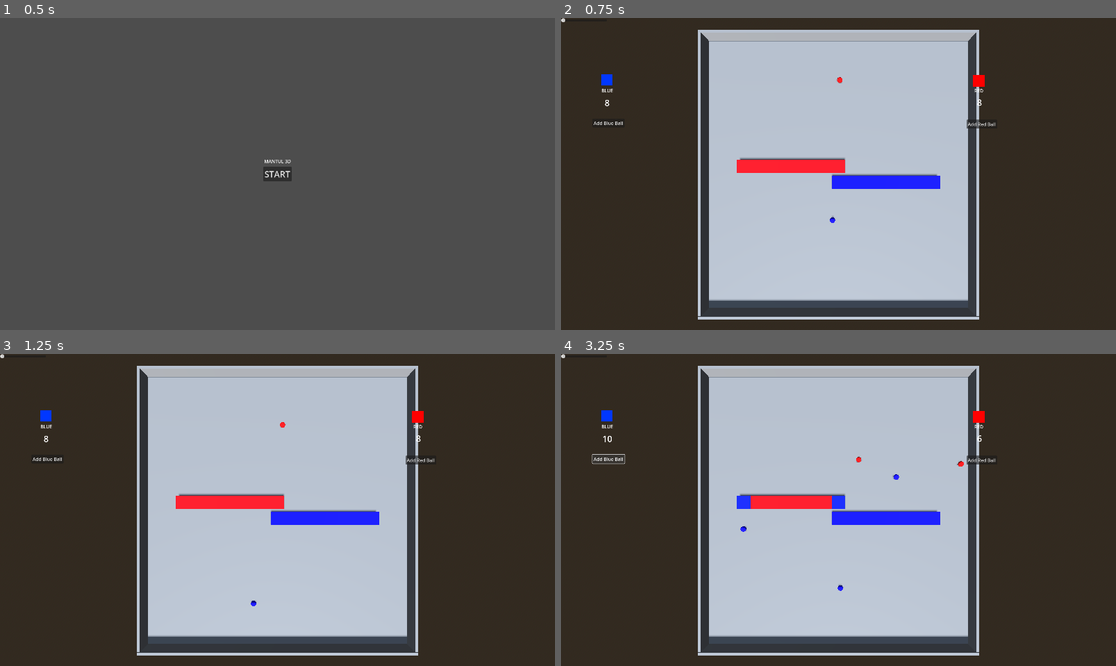
Above: before the commit, frames 1-4 (two rows, left to right).
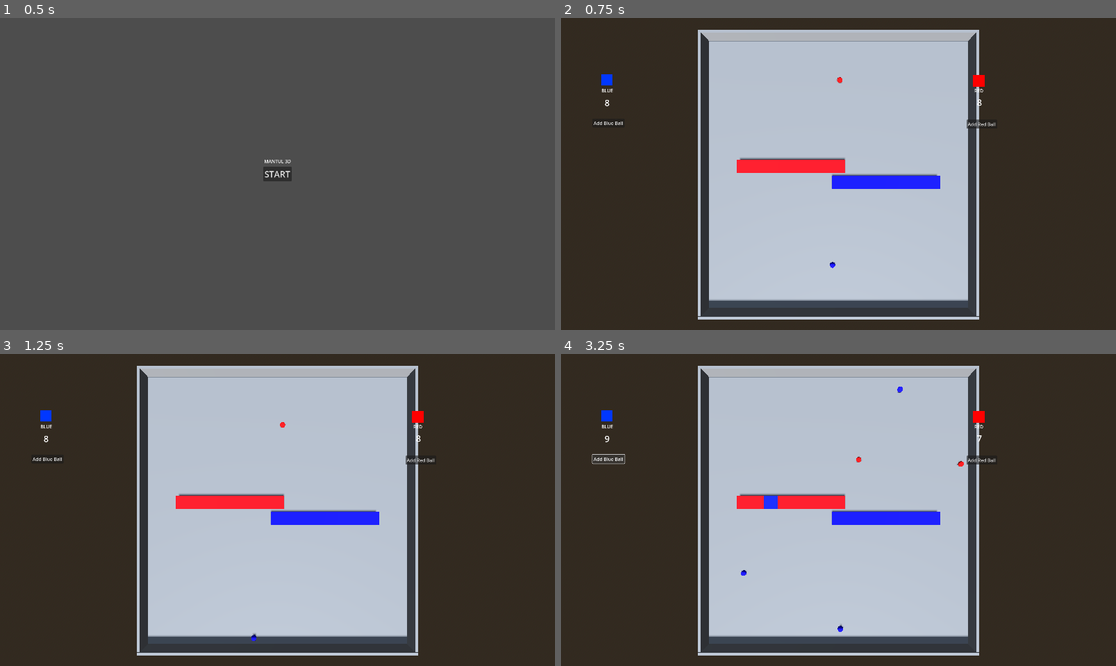
Above: after the commit, the same moments.

Repository: quickblack1/Mantul3D
Game: Godot game, scene res://tscn/start.tscn
Two runs of this game, one before a commit and one after it. Both use one fixed random seed, a clock stepped at 60 frames per second and the inputs below.
Inputs:
- Up to frame 1 (0.5 s): no input
- Up to frame 2 (0.75 s): click "START" at 0.5 s
- Up to frame 3 (1.25 s): no input
- Up to frame 4 (3.25 s): click "Add Blue Ball" at 1.25 s; click "Add Red Ball" at 2 s; click "Add Blue Ball" at 2.75 s

Frame 1 is identical in both runs. In frame 2, less than 0.1% of the frame differs, in the area x 0-50%, y 0-81%; in frame 3, less than 0.1%; in frame 4, 0.5%, in the area x 0-76%, y 0-90%.

Commit message:
Mantul3D

Diff:
--- a/tscn/blue_ball.tscn
+++ b/tscn/blue_ball.tscn
@@ -16,7 +16,7 @@
 
 [node name="BlueBall" type="CharacterBody3D"]
 process_mode = 1
-transform = Transform3D(1, 0, 0, 0, 1, 0, 0, 0, 1, 0, 1.2664, 11.2715)
+transform = Transform3D(1, 0, 0, 0, 1, 0, 0, 0, 1, 0, 1.2664, 26.6073)
 collision_layer = 2
 collision_mask = 20
 script = ExtResource("1_2urcm")
--- a/tscn/main.tscn
+++ b/tscn/main.tscn
@@ -109,6 +109,7 @@
 mesh = SubResource("BoxMesh_uslwe")
 
 [node name="BlueBall" parent="." instance=ExtResource("1_nkna7")]
+transform = Transform3D(1, 0, 0, 0, 1, 0, 0, 0, 1, 0, 1.2664, 28.024)
 
 [node name="RedBall" parent="." instance=ExtResource("3_ojhxv")]
 
@@ -320,6 +321,7 @@
 text = "PAUSED"
 
 [node name="HSlider" type="HSlider" parent="."]
+visible = false
 offset_right = 159.0
 offset_bottom = 16.0
 
